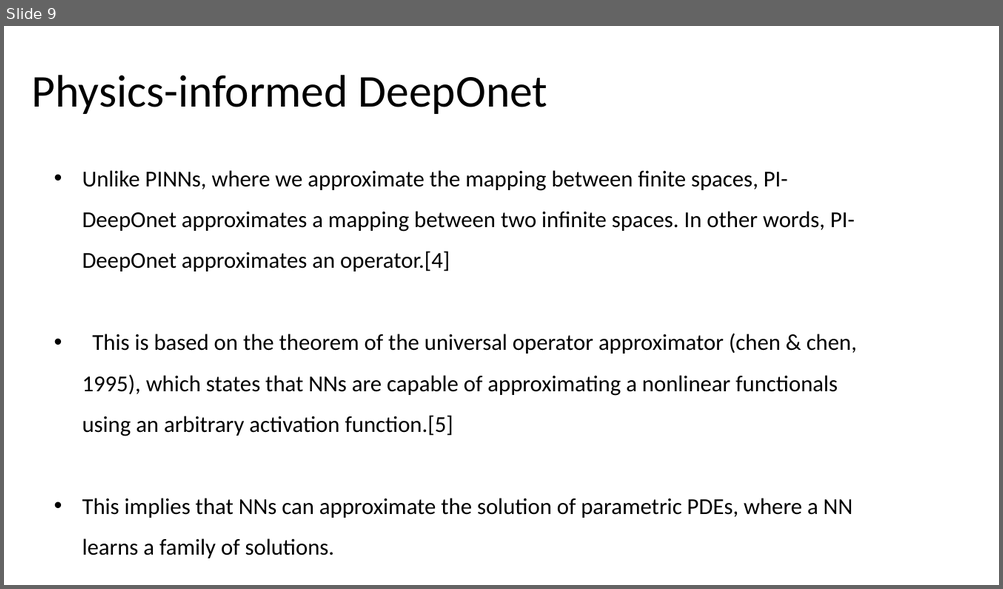
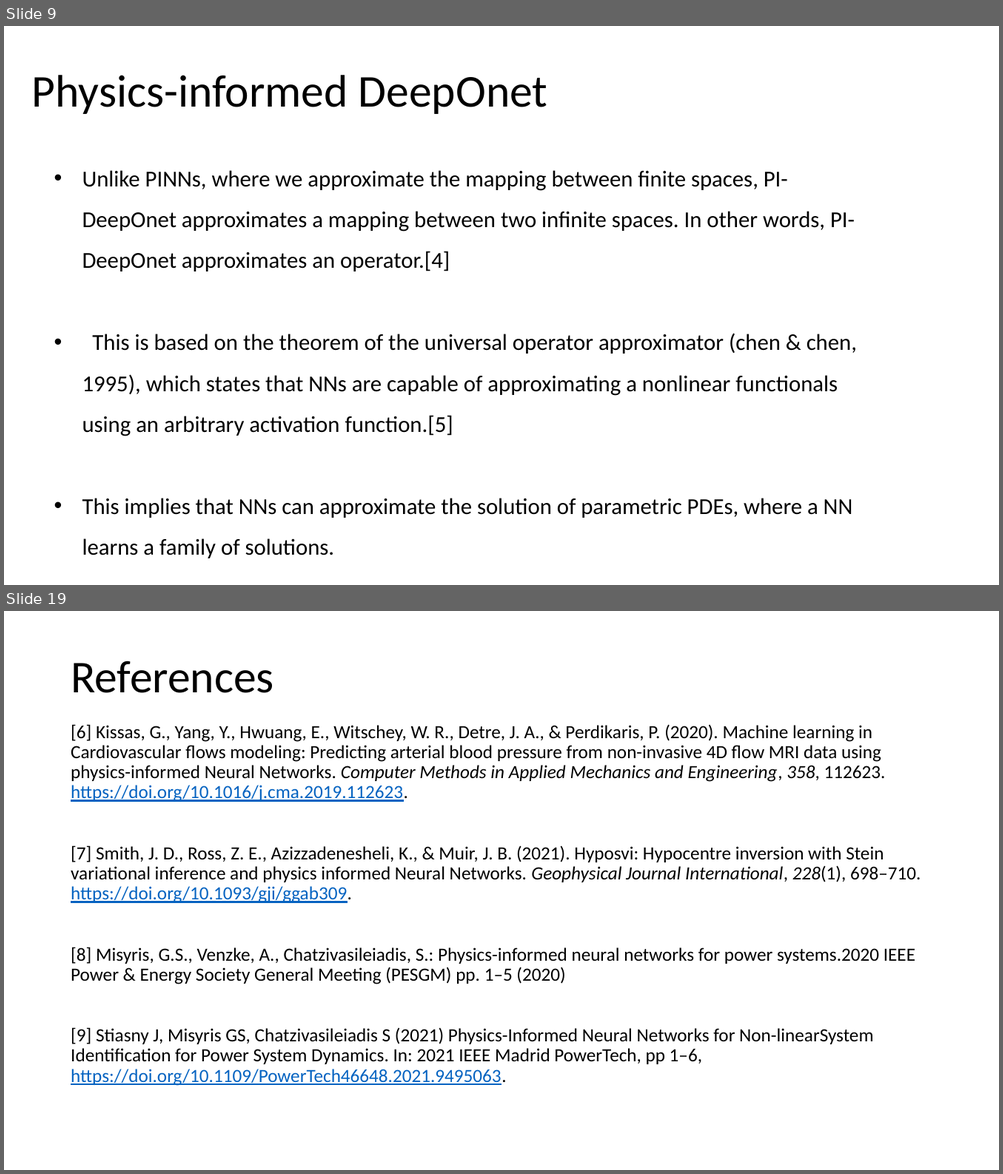
Before and after one commit to HashimAlSadah/MX-Project, a slide deck: ppt/Deep Learning Methods for Solving PDEs - MX CA Project.pptx. Shown one above the other, each under a label of ours: slide 9 before the commit, slides 9 and 19 after it; the slides between them are not shown. The pictures are 1003x589 and 1003x1174 pixels, drawn with LibreOffice and Linux fonts; fonts in the diff are those of the drawing. Boxes give left, top, right and bottom in pixels: in the first picture for what was removed or moved away, otherwise in the second. Text is boxed around its words. In the diff, an @@ line names an element or a change of style, - is before the commit and + after.

```diff
--- a/ppt/Deep Learning Methods for Solving PDEs - MX CA Project.pptx
+++ b/ppt/Deep Learning Methods for Solving PDEs - MX CA Project.pptx
@@ slide 19 added at box(4, 611, 999, 1170), background #FFFFFF @@
@@ title added at box(71, 661, 274, 693), 44 pt, text #000000 @@
+References
@@ text added at box(71, 724, 920, 1086), 18 pt, text #000000 @@
+[6] Kissas, G., Yang, Y., Hwuang, E., Witschey, W. R., Detre, J. A., & Perdikaris, P. (2020). Machine learning in Cardiovascular flows modeling: Predicting arterial blood pressure from non-invasive 4D flow MRI data using physics-informed Neural Networks. Computer Methods in Applied Mechanics and Engineering, 358, 112623. https://doi.org/10.1016/j.cma.2019.112623.
+[7] Smith, J. D., Ross, Z. E., Azizzadenesheli, K., & Muir, J. B. (2021). Hyposvi: Hypocentre inversion with Stein variational inference and physics informed Neural Networks. Geophysical Journal International, 228(1), 698–710. https://doi.org/10.1093/gji/ggab309.
+[8] Misyris, G.S., Venzke, A., Chatzivasileiadis, S.: Physics-informed neural networks for power systems.2020 IEEE Power & Energy Society General Meeting (PESGM) pp. 1–5 (2020)
+[9] Stiasny J, Misyris GS, Chatzivasileiadis S (2021) Physics-Informed Neural Networks for Non-linearSystem Identification for Power System Dynamics. In: 2021 IEEE Madrid PowerTech, pp 1–6, https://doi.org/10.1109/PowerTech46648.2021.9495063.
```
Also in this commit, not shown: 2 slides changed, 7 other slides added, 1 slide removed.
